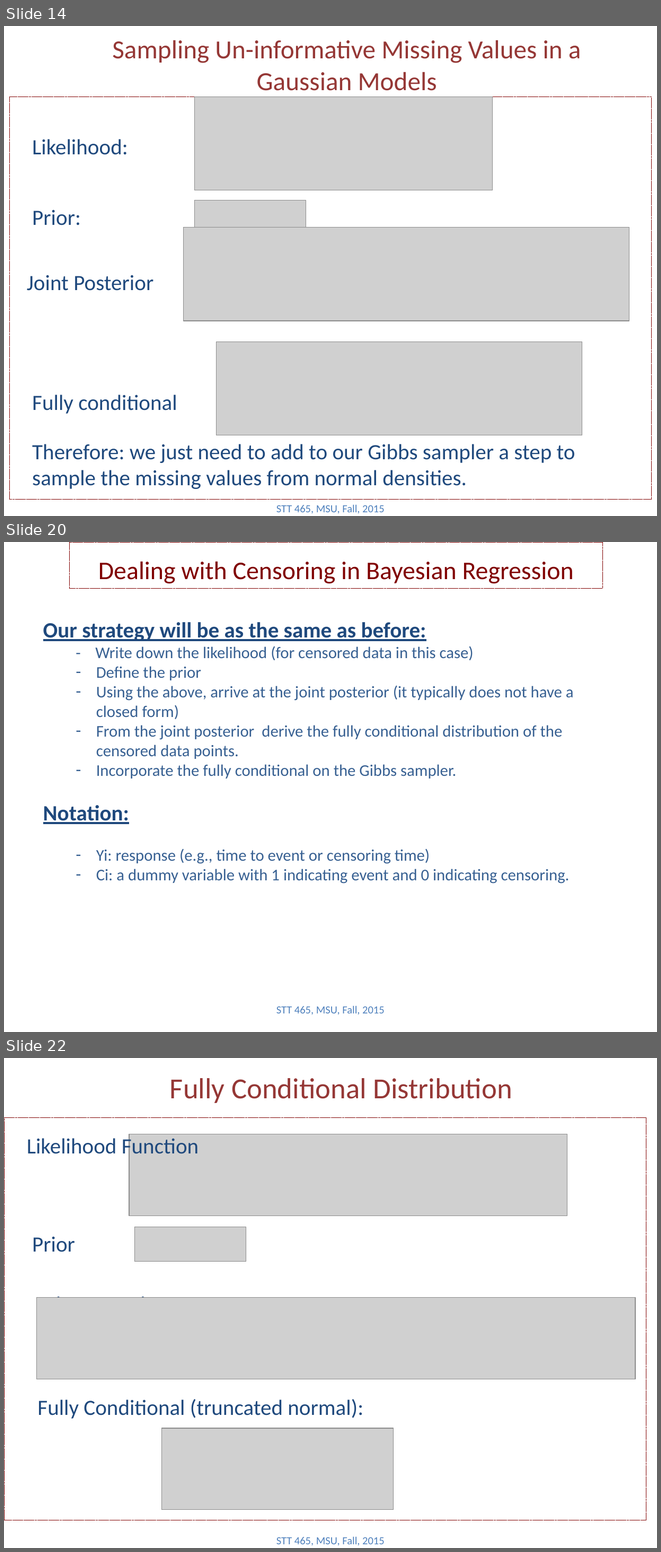
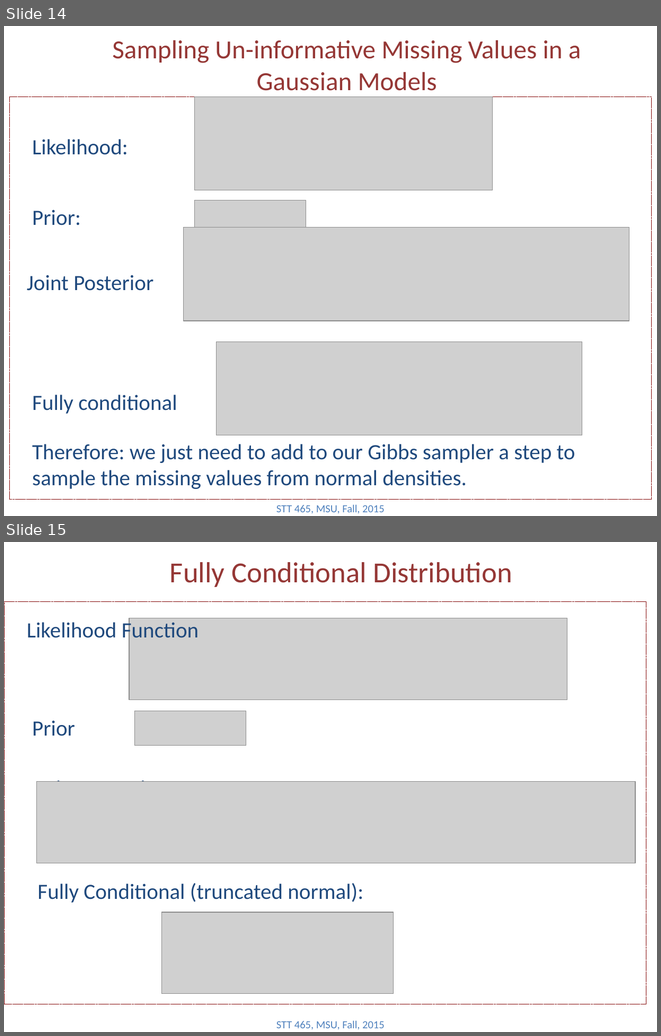
Before and after one commit to Boukos/STT465, a slide deck: STT465_13.pptx. Shown one above the other, each under a label of ours: slides 14, 20 and 22 before the commit, slides 14 and 15 after it; the slides between them are not shown. The pictures are 661x1552 and 661x1036 pixels, drawn with LibreOffice and Linux fonts; fonts in the diff are those of the drawing; grey boxes stand for pictures. Boxes give left, top, right and bottom in pixels: in the first picture for what was removed or moved away, otherwise in the second. Text is boxed around its words. In the diff, an @@ line names an element or a change of style, - is before the commit and + after.

```diff
--- a/STT465_13.pptx
+++ b/STT465_13.pptx
@@ slide 20 removed at [4, 542, 657, 1032], background #FFFFFF @@
@@ rectangle removed at [69, 542, 603, 588] @@
-Dealing with Censoring in Bayesian Regression
@@ text removed at [43, 622, 574, 883] @@
-Our strategy will be as the same as before:
-  - Write down the likelihood (for censored data in this case)
-  – Define the prior
-  – Using the above, arrive at the joint posterior (it typically does not have a closed form)
-  – From the joint posterior derive the fully conditional distribution of the censored data points.
-  – Incorporate the fully conditional on the Gibbs sampler.
-Notation:
-  – Yi: response (e.g., time to event or censoring time)
-  – Ci: a dummy variable with 1 indicating event and 0 indicating censoring.
@@ text removed at [276, 1005, 385, 1015] @@
-STT 465, MSU, Fall, 2015
@@ what was slide 22 is now slide 15 @@
```
Also in this commit, not shown: 1 slide changed, 8 other slides removed, 3 other files.
